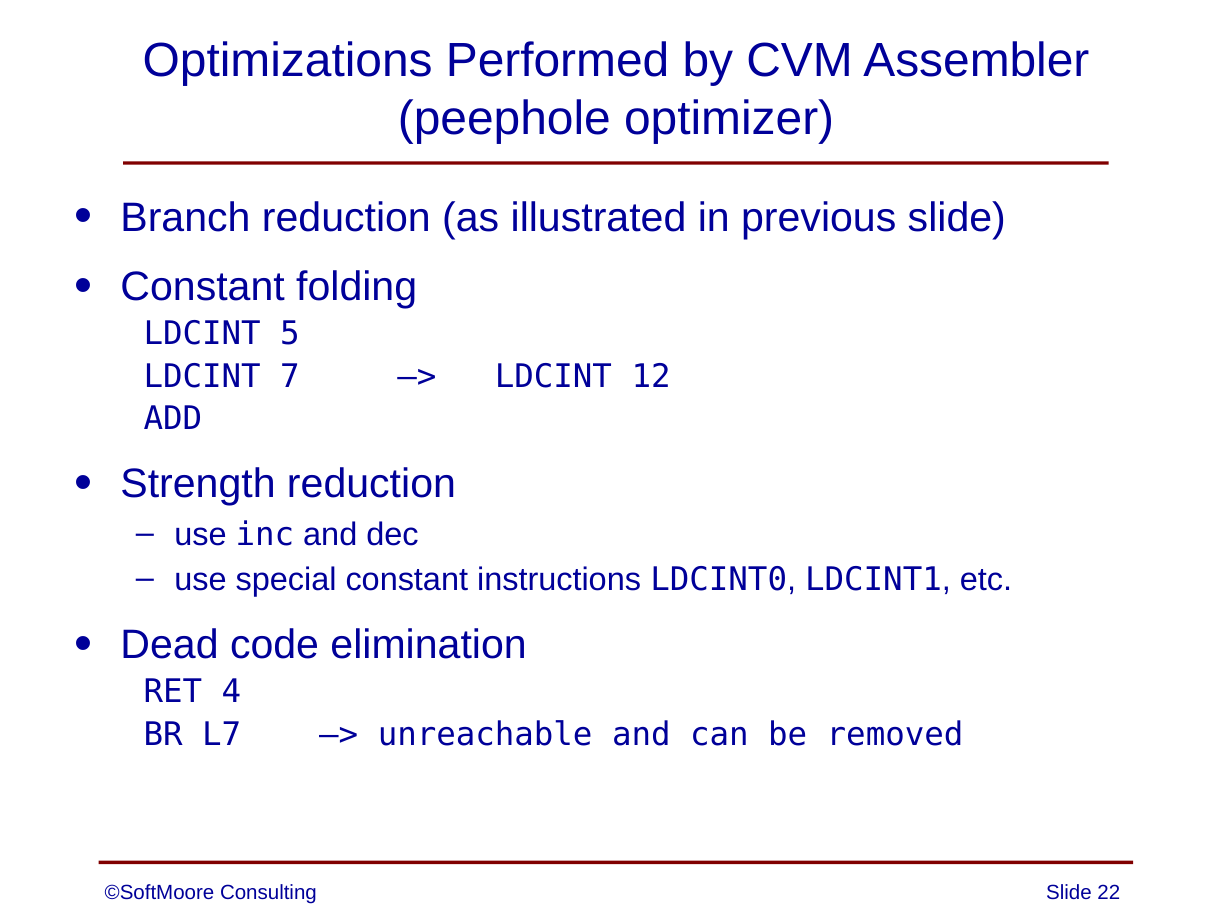
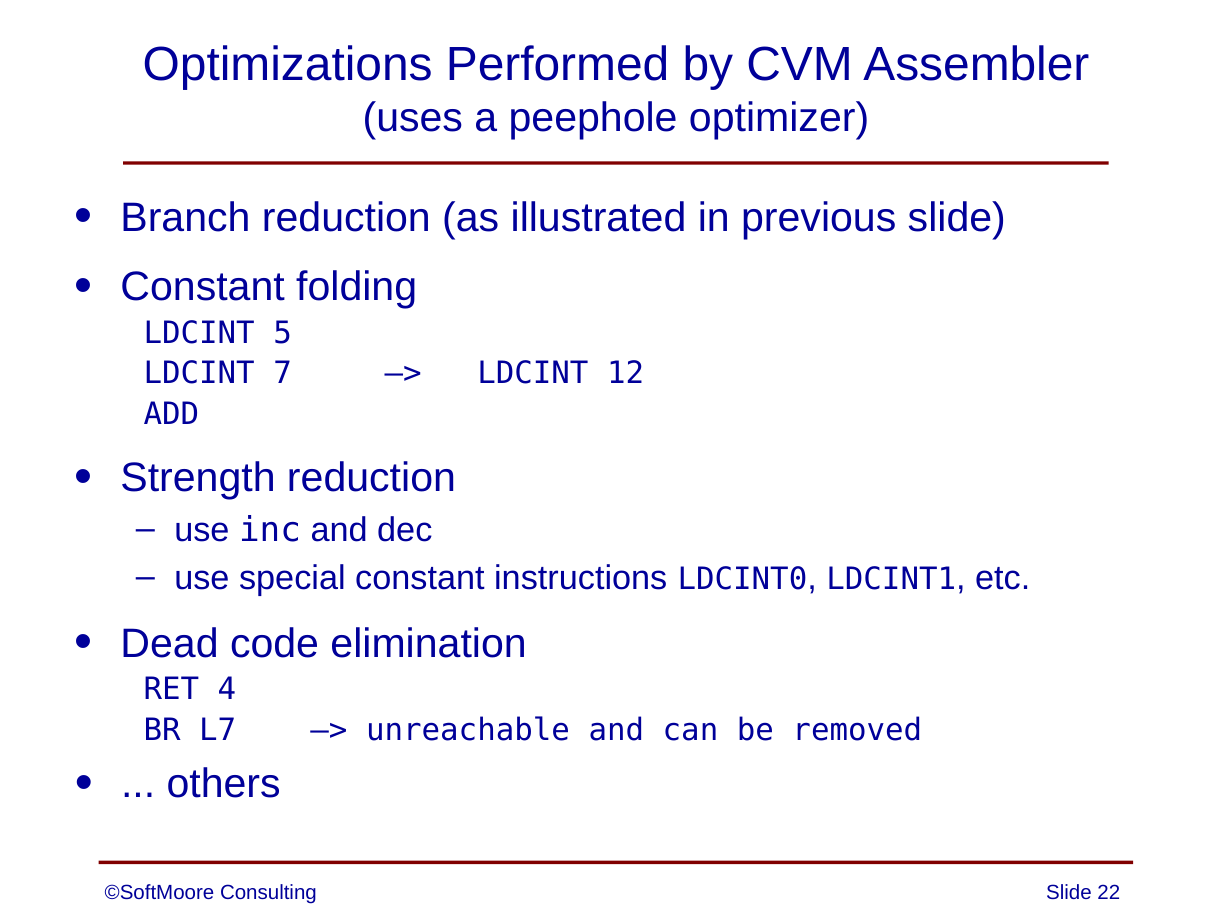
Before and after one commit to SoftMoore/CPRL-Java-4th, a slide deck: slide 22 of PowerPoints/12 - Optimization.pptx. Drawn at 1232x924 pixels with LibreOffice and Linux fonts; fonts in the diff are those of the drawing. Boxes give left, top, right and bottom in pixels: in the first picture for what was removed or moved away, otherwise in the second. Text is boxed around its words. In the diff, an @@ line names an element or a change of style, - is before the commit and + after.

```diff
--- a/PowerPoints/12 - Optimization.pptx
+++ b/PowerPoints/12 - Optimization.pptx
@@ title at bbox=[143, 45, 1089, 139]: text changed @@
-Optimizations Performed by CVM Assembler
-(peephole optimizer)
+Optimizations Performed by CVM Assembler
+(uses a peephole optimizer)
@@ text at bbox=[144, 320, 1030, 741]: size 19 to 18 pt in "LDCINT 5", "LDCINT 7 –> LDCINT 12", "ADD", "LDCINT0, LDCINT1," and 2 more places; size 19 to 20 pt in "use inc and dec", "use special constant instructions LDCINT0, LDCINT1, etc." @@
@@ text at bbox=[167, 767, 281, 798]: paragraph added @@
+• ... others
```
Also in this commit, not shown: 3 other slides changed.
